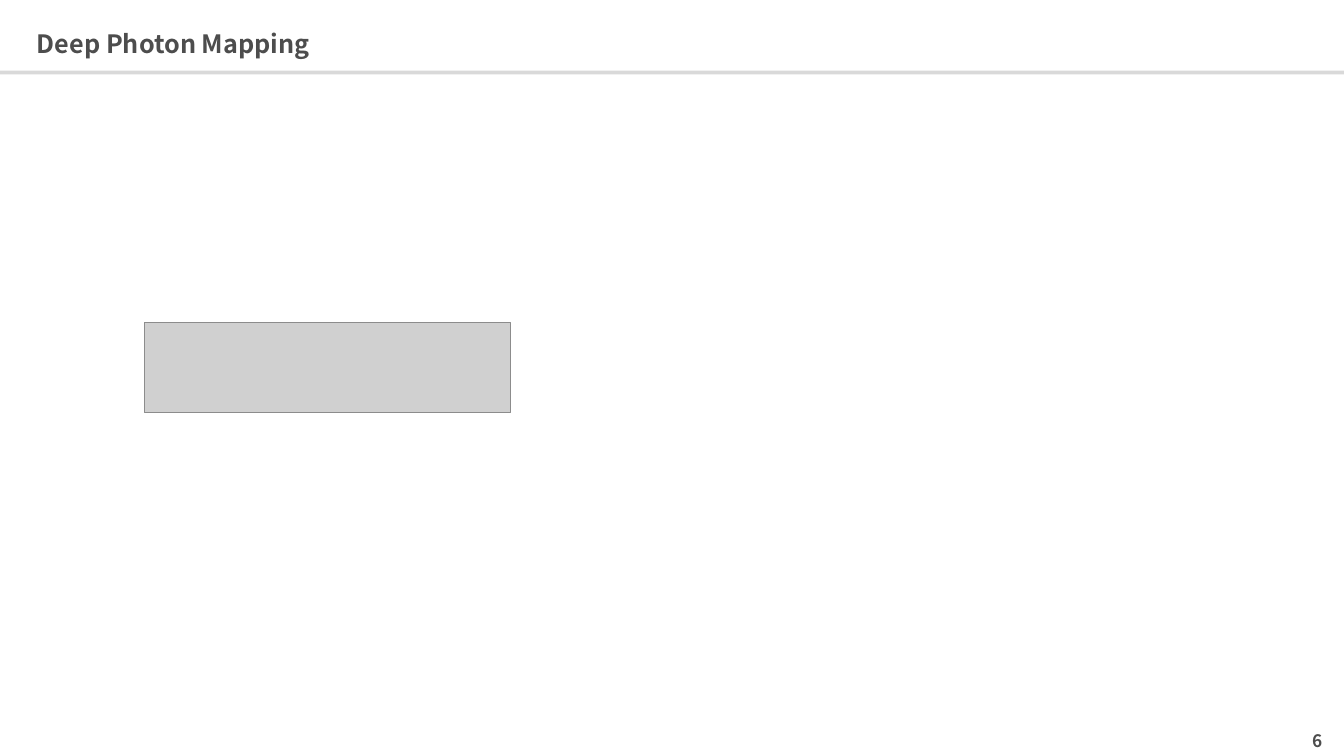
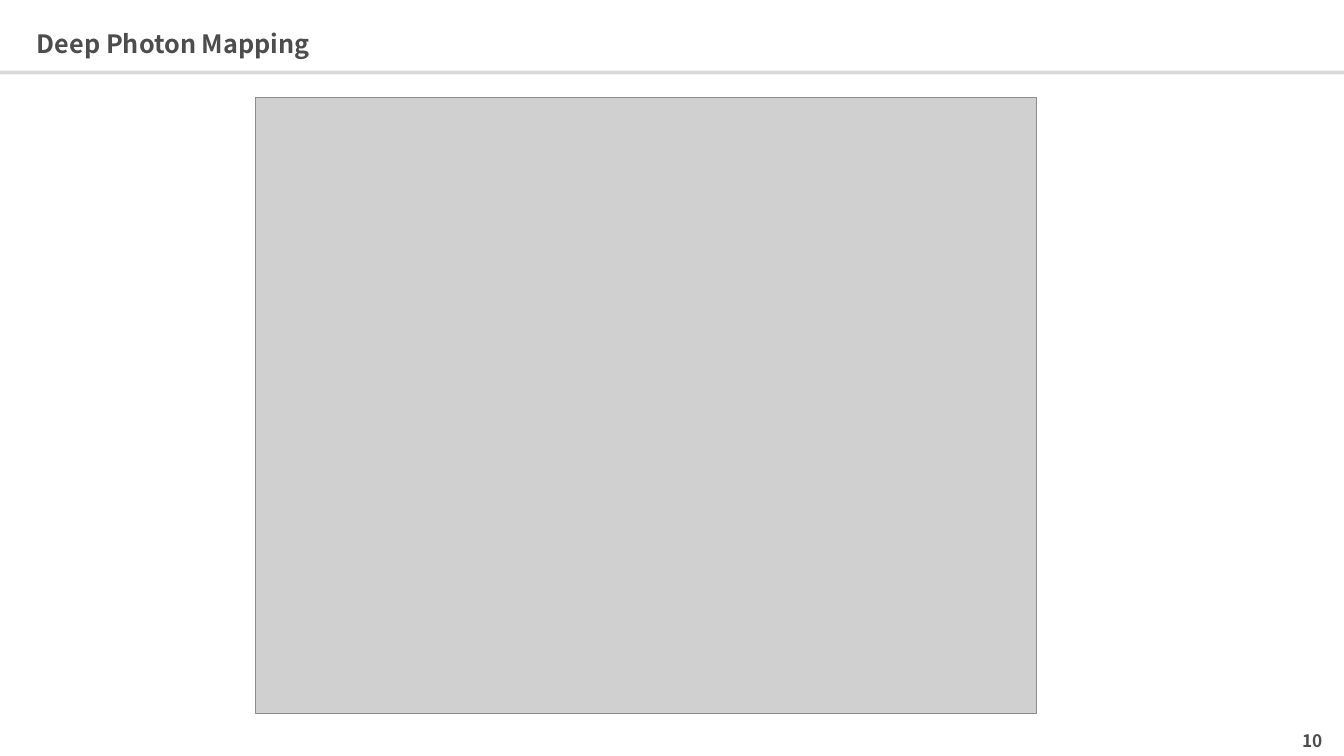
Before and after one commit to 0V/survey-paper-rendering, a slide deck: slide 11 of ppts/photonmapping/Deep Photon Mapping.pptx (slide 7 before the commit). Drawn at 1344x756 pixels with LibreOffice and Linux fonts; fonts in the diff are those of the drawing; grey boxes stand for pictures. Boxes give left, top, right and bottom in pixels: in the first picture for what was removed or moved away, otherwise in the second. Text is boxed around its words. In the diff, an @@ line names an element or a change of style, - is before the commit and + after.

```diff
--- a/ppts/photonmapping/Deep Photon Mapping.pptx
+++ b/ppts/photonmapping/Deep Photon Mapping.pptx
@@ picture added at <box>255,98,1036,715</box> @@
@@ picture removed at <box>144,323,511,413</box> @@
@@ page number at <box>1302,734,1322,747</box>: text changed @@
-6
+10
```
Also in this commit, not shown: 5 other slides changed, 4 slides added, 6 other files.
